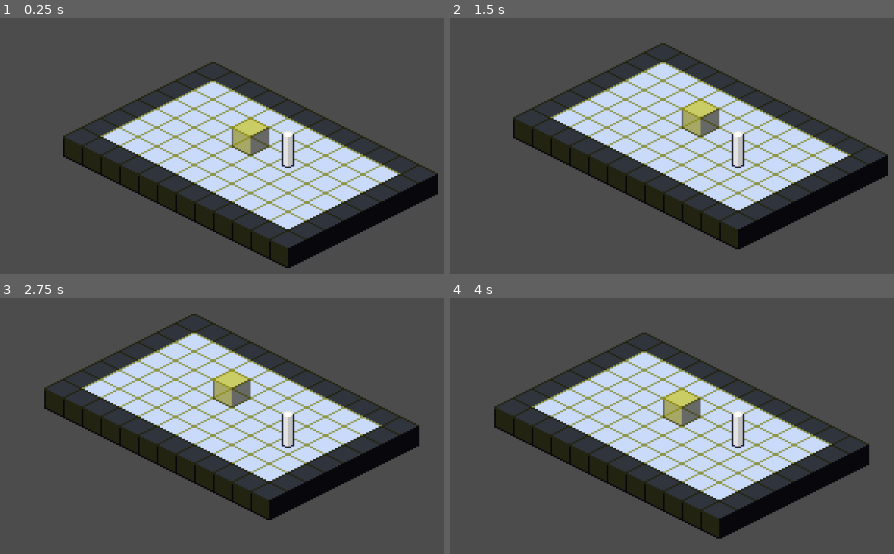
Above: before the commit, frames 1-4 (two rows, left to right).
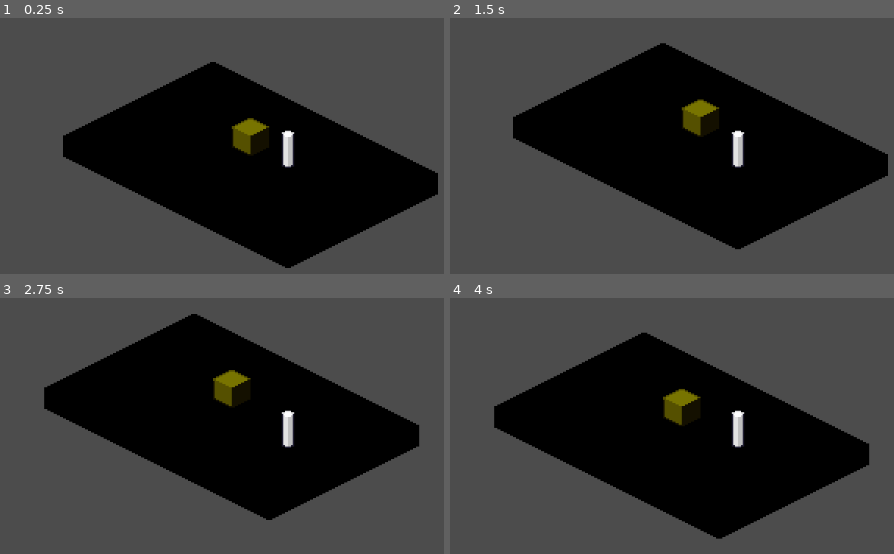
Above: after the commit, the same moments.

Repository: ZeeHatcher/project-forgotten
Game: Godot game, scene res://test.tscn
Same seed, same stepped clock (60 frames per second), same inputs: the game is played once before the commit and once after it. The project has no main scene, so this scene is started directly.
Inputs:
- Up to frame 1 (0.25 s): no input
- Up to frame 2 (1.5 s): tap Enter at 0.5 s; hold D (move_right) 0.53-1.28 s; tap Space at 1.25 s; hold S (move_down) from 1.28 s (still down)
- Up to frame 3 (2.75 s): tap Enter at 2 s; release S (move_down) at 2.03 s; hold D (move_right) from 2.03 s (still down)
- Up to frame 4 (4 s): tap Space at 2.75 s; release D (move_right) at 2.78 s; hold W (move_up) 2.78-3.53 s; tap Enter at 3.5 s; hold A (move_left) from 3.53 s (still down)

The runs differ from the first frame. In frame 1, 33% of the frame differs, in the area x 14-99%, y 17-97%; in frame 2, 33%, in the area x 14-99%, y 9-90%; in frame 3, 33%; in frame 4, 33%.

Commit message:
added world fog

Diff:
--- a/test.tscn
+++ b/test.tscn
@@ -1,10 +1,11 @@
-[gd_scene load_steps=10 format=2]
+[gd_scene load_steps=11 format=2]
 
 [ext_resource path="res://assets/cube.png" type="Texture" id=1]
 [ext_resource path="res://entities/player/player.tscn" type="PackedScene" id=2]
 [ext_resource path="res://misc/event_tiles.gd" type="Script" id=3]
 [ext_resource path="res://ui/event_board/event_board.tscn" type="PackedScene" id=4]
 [ext_resource path="res://test.gd" type="Script" id=5]
+[ext_resource path="res://world_fog.gd" type="Script" id=6]
 
 [sub_resource type="ConvexPolygonShape2D" id=1]
 points = PoolVector2Array( 0, 6, 12, 0, 24, 6, 12, 12 )
@@ -45,6 +46,20 @@
 "shape_transform": Transform2D( 1, 0, 0, 1, 0, 0 )
 } ]
 1/z_index = 0
+2/name = "fog"
+2/texture = ExtResource( 1 )
+2/tex_offset = Vector2( 0, 0 )
+2/modulate = Color( 0, 0, 0, 1 )
+2/region = Rect2( 0, 0, 24, 24 )
+2/tile_mode = 0
+2/occluder_offset = Vector2( 0, 0 )
+2/navigation_offset = Vector2( 0, 0 )
+2/shape_offset = Vector2( 0, 0 )
+2/shape_transform = Transform2D( 1, 0, 0, 1, 0, 0 )
+2/shape_one_way = false
+2/shape_one_way_margin = 0.0
+2/shapes = [  ]
+2/z_index = 0
 
 [sub_resource type="ConvexPolygonShape2D" id=4]
 points = PoolVector2Array( 0, 6, 12, 0, 24, 6, 12, 12 )
@@ -122,5 +137,9 @@
 margin_right = 516.0
 margin_bottom = 318.0
 
+[node name="WorldFog" type="Node" parent="."]
+script = ExtResource( 6 )
+tilemap_path = NodePath("../Terrain")
+
 [connection signal="event_triggered" from="EventTiles" to="." method="_on_EventTiles_event_triggered"]
 [connection signal="event_ended" from="CanvasLayer/CenterContainer/EventBoard" to="." method="_on_EventBoard_event_ended"]
--- /dev/null
+++ b/world_fog.gd
@@ -0,0 +1,31 @@
+extends Node
+
+
+export (NodePath) var tilemap_path
+
+var tilemap : TileMap
+var tile_data = {}
+
+
+func _ready():
+	tilemap = get_node(tilemap_path)
+
+	save_tilemap_data(tilemap)
+	fog_tilemap(tilemap)
+
+
+func save_tilemap_data(tilemap) -> void:
+	var used_cells = tilemap.get_used_cells()
+	for cell in used_cells:
+		var tile = tilemap.get_cellv(cell)
+		tile_data[cell] = tile
+
+
+func fog_tilemap(tilemap) -> void:
+	var used_cells = tilemap.get_used_cells()
+	for cell in used_cells:
+		tilemap.set_cellv(cell, 2)
+
+
+func unfog_tiles(cell, radius = 0) -> void:
+	tilemap.set_cellv(cell, tile_data[cell])
